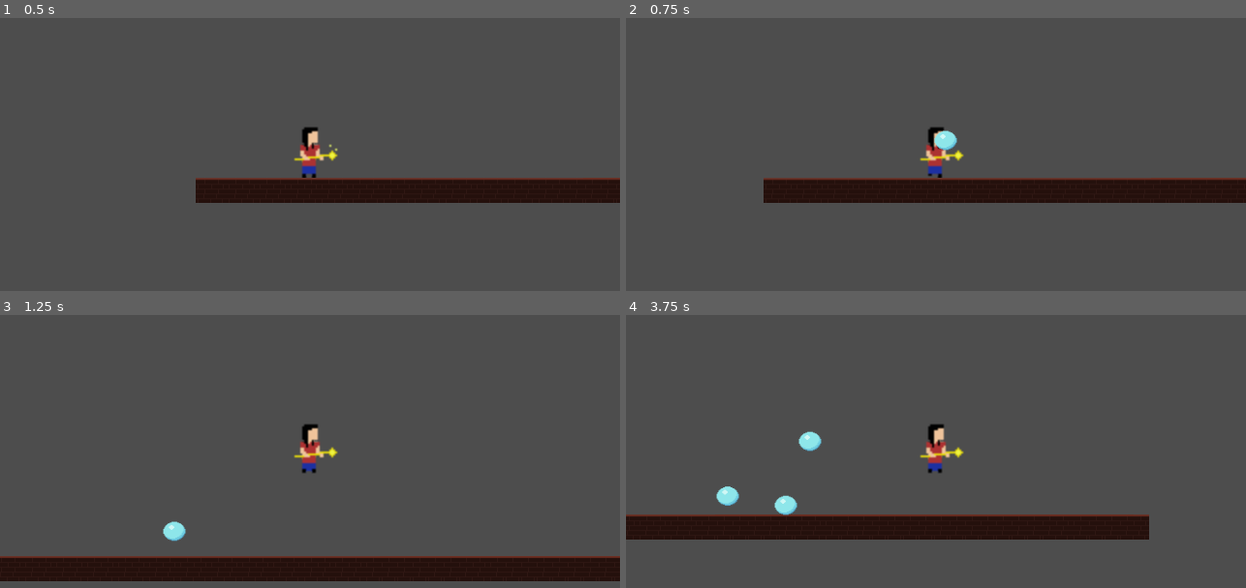
Above: before the commit, frames 1-4 (two rows, left to right).
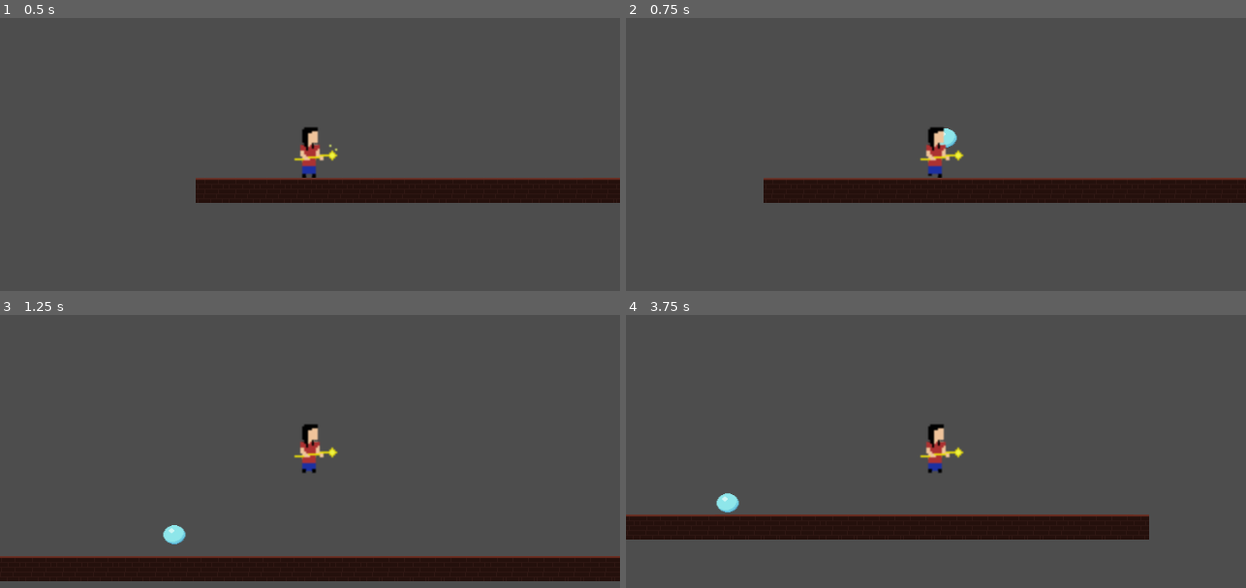
Above: after the commit, the same moments.

Repository: marin117/BubbleEscape
Game: Godot game, scene res://World.tscn
Same seed, same stepped clock (60 frames per second), same inputs: the game is played once before the commit and once after it.
Inputs (mouse positions are in pixels of both pictures, inside the frame that each line leads up to):
- Up to frame 1 (0.5 s): no input
- Up to frame 2 (0.75 s): tap Enter at 0.5 s; move the mouse to (1072, 129) at 0.52 s; hold D (right) from 0.53 s (still down); click (1072, 129) at 0.6 s
- Up to frame 3 (1.25 s): keep holding D (right); tap Space (jump) at 0.77, 0.8, 1.07 s
- Up to frame 4 (3.75 s): move the mouse to (812, 462) at 1.27 s; tap Space (jump) at 1.35, 1.52, 1.82, 2.3, 3.02, 3.32, 3.6 s; click (812, 462) at 1.55 s; move the mouse to (998, 366) at 2.02 s; release D (right) at 2.03 s; hold A (left) 2.03-2.78 s; click (998, 366) at 2.1 s; move the mouse to (905, 514) at 2.77 s; hold D (right) from 2.78 s (still down); click (905, 514) at 2.85 s; move the mouse to (1122, 495) at 3.52 s

Frame 1 is identical in both runs. In frame 2, 0.2% of the frame differs, in the area x 49-54%, y 40-49%; in frame 3, 0.2%; in frame 4, 0.7%, in the area x 14-32%, y 42-74%.

Commit message:
Added bubble bounce

Diff:
--- a/Bubble.tscn
+++ b/Bubble.tscn
@@ -4,7 +4,7 @@
 [ext_resource type="Texture2D" uid="uid://dn7hp4q073c0d" path="res://assets/bubble.png" id="2_rtqut"]
 
 [sub_resource type="RectangleShape2D" id="RectangleShape2D_qhdft"]
-size = Vector2(90.0001, 90.0001)
+size = Vector2(100, 90.0001)
 
 [sub_resource type="Animation" id="Animation_qsn6v"]
 length = 0.001
@@ -44,7 +44,7 @@
 }
 
 [sub_resource type="RectangleShape2D" id="RectangleShape2D_fm5ny"]
-size = Vector2(45, 35)
+size = Vector2(90.0001, 80.0001)
 
 [node name="Bubble" type="CharacterBody2D" groups=["bubbles"]]
 scale = Vector2(0.2, 0.2)
@@ -57,7 +57,7 @@
 texture = ExtResource("2_rtqut")
 
 [node name="TopBubbleCollisionShape" type="CollisionShape2D" parent="."]
-position = Vector2(-3.38813e-21, 0)
+position = Vector2(1.49012e-06, 0)
 scale = Vector2(0.999998, 0.999998)
 shape = SubResource("RectangleShape2D_qhdft")
 one_way_collision = true
@@ -72,7 +72,7 @@
 collision_mask = 3
 
 [node name="AreaCollisionShape" type="CollisionShape2D" parent="BubbleArea"]
-position = Vector2(-1.43051e-06, -1.90735e-06)
+position = Vector2(3.9339e-06, 5.72204e-06)
 scale = Vector2(0.999999, 0.999999)
 shape = SubResource("RectangleShape2D_fm5ny")
 
--- a/World.tscn
+++ b/World.tscn
@@ -19,8 +19,12 @@
 script = ExtResource("1_sekf5")
 bubble_scene = ExtResource("2_mxdqa")
 
+[node name="Bubbles" type="Node2D" parent="."]
+
 [node name="Player" parent="." instance=ExtResource("3_32t2y")]
 position = Vector2(126, 164)
+state = 0
+flipped = 1
 
 [node name="TileMapLayer" type="TileMapLayer" parent="."]
 tile_map_data = PackedByteArray("AAABAA0AAAAAAAAAAAADAA0AAAAAAAAAAAAFAA0AAAAAAAAAAAAHAA0AAAAAAAAAAAAJAA0AAAAAAAAAAAALAA …(560 unchanged characters)…
--- a/bubble.gd
+++ b/bubble.gd
@@ -1,6 +1,7 @@
 extends CharacterBody2D
 
-const FALL_VELOCITY: float = 10.0
+const FALL_VELOCITY: float = 0.1
+const BOUNCE_STRENGTH = 0.5
 
 signal bubble_collided(body: Node2D)
 
@@ -10,14 +11,15 @@
 # Called every frame. 'delta' is the elapsed time since the previous frame.
 func _process(delta: float) -> void:
 	if not is_on_floor():
-		velocity.y = FALL_VELOCITY
-		velocity += get_gravity() * delta
-	move_and_slide()
+		velocity += FALL_VELOCITY * get_gravity() * delta
+	var collision_info: KinematicCollision2D = move_and_collide(velocity * delta)
+	if collision_info:
+		velocity = velocity.bounce(collision_info.get_normal()) * BOUNCE_STRENGTH
 
-func enlarge():
+func enlarge() -> void:
 	$AnimationPlayer.play("spawn")
 
-func stop_enlarging():
+func stop_enlarging() -> void:
 	$AnimationPlayer.stop(true)
 
 func _on_bubble_area_body_entered(body: Node2D) -> void:
--- a/player.gd
+++ b/player.gd
@@ -7,9 +7,11 @@
 signal action_released
 signal player_jump
 
-enum States {IDLE, JUMPING, WALKING}
+const Types = preload( "res://Types.gd")
+const Bubble = preload( "res://bubble.gd")
 
-@export var state: States = States.IDLE
+
+@export var state : Types.PlayerStates = Types.PlayerStates.IDLE
 @export var flipped: int = 1
 
 func _apply_forces(delta: float) -> void:
@@ -20,9 +22,13 @@
 	# Add the gravity.
 	_apply_forces(delta)
 
+	if is_on_floor():
+		state = Types.PlayerStates.IDLE
+	else:
+		state = Types.PlayerStates.JUMPING
+
 	if Input.is_action_just_pressed("jump") and is_on_floor():
 		velocity.y = JUMP_VELOCITY
-		state = States.JUMPING
 		player_jump.emit()
 
 	if Input.is_action_just_pressed("action"):
@@ -32,7 +38,6 @@
 
 	var direction := Input.get_axis("left", "right")
 	if direction:
-		state = States.WALKING
 		velocity.x = direction * SPEED
 		if direction == -1:
 			$Sprite2D.flip_h = true
@@ -40,17 +45,18 @@
 		else:
 			$Sprite2D.flip_h = false
 			flipped = 1
+		if is_on_floor():
+			state = Types.PlayerStates.WALKING
 	else:
 		velocity.x = move_toward(velocity.x, 0, SPEED)
-		state = States.IDLE
 	_change_animation()
 	move_and_slide()
 
 func _change_animation() -> void:
-	if state == States.JUMPING or not is_on_floor():
+	if state == Types.PlayerStates.JUMPING:
 		$AnimationPlayer.play("jumping")
 		return
-	if is_on_floor() and state == States.WALKING:
+	if is_on_floor() and state == Types.PlayerStates.WALKING:
 		$AnimationPlayer.play("walking")
 		return
 	$AnimationPlayer.play("idle")
--- a/world.gd
+++ b/world.gd
@@ -1,4 +1,6 @@
 extends Node2D
+const Types = preload( "res://Types.gd")
+
 @export var bubble_scene: PackedScene
 # Called when the node enters the scene tree for the first time.
 
@@ -9,6 +11,8 @@
 var max_bubbles: int = 4
 
 func _spawn_bubble():
+	if $Player.state == Types.PlayerStates.JUMPING:
+		return
 	if bubbles.size() == max_bubbles:
 		bubbles[0].queue_free()
 		bubbles.remove_at(0)
@@ -17,7 +21,7 @@
 	bubbles.append(bubble)
 	bubble.enlarge()
 	bubble.bubble_collided.connect(_on_bubble_collided)
-	add_child(bubble)
+	$Bubbles.add_child(bubble)
 
 func _ready() -> void:
 	pass # Replace with function body.
@@ -33,7 +37,8 @@
 
 func _on_player_action_released() -> void:
 	_player_action_hold = false
-	bubbles[-1].stop_enlarging()
+	if not bubbles.is_empty():
+		bubbles[-1].stop_enlarging()
 
 func _on_bubble_collided(bubble: Node2D) -> void:
 	var to_remove: Array[int] = []
